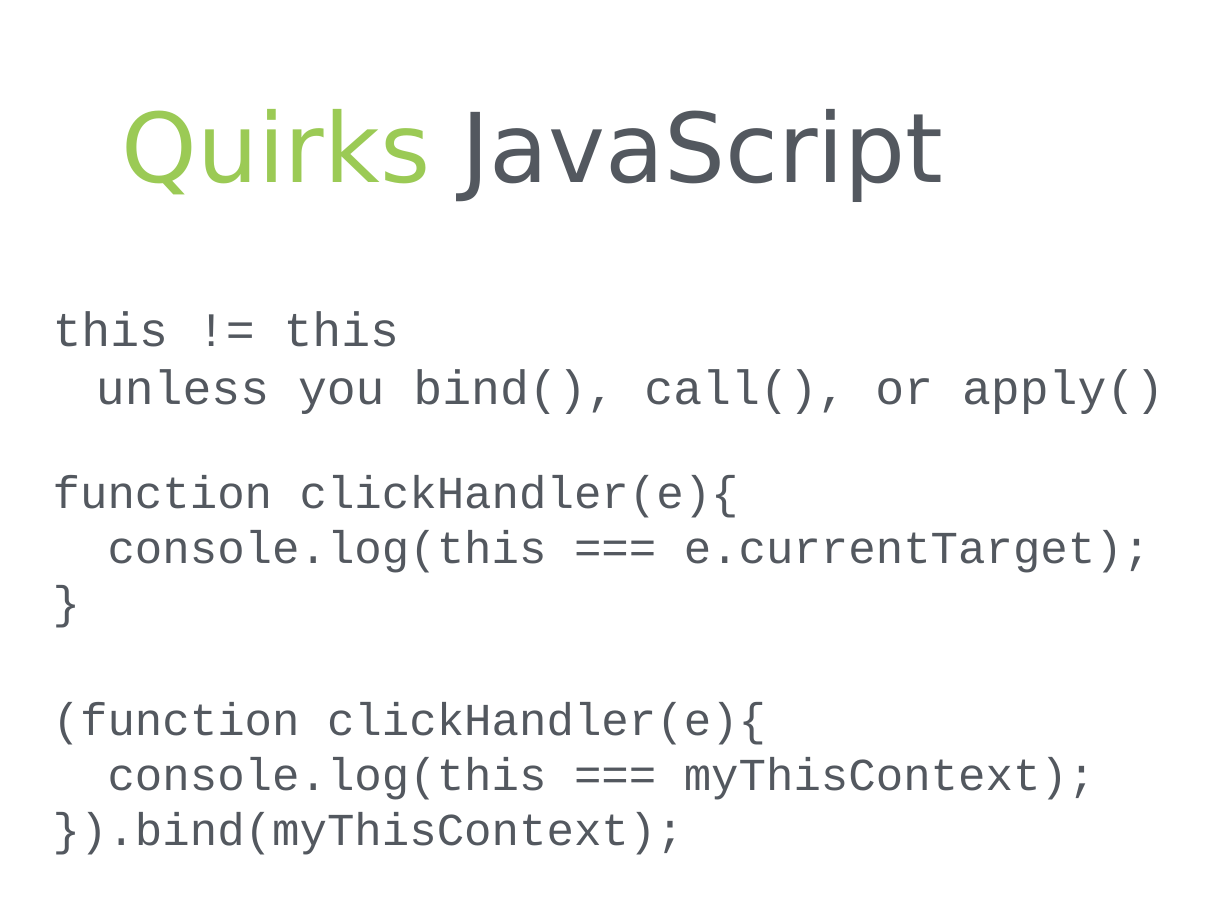
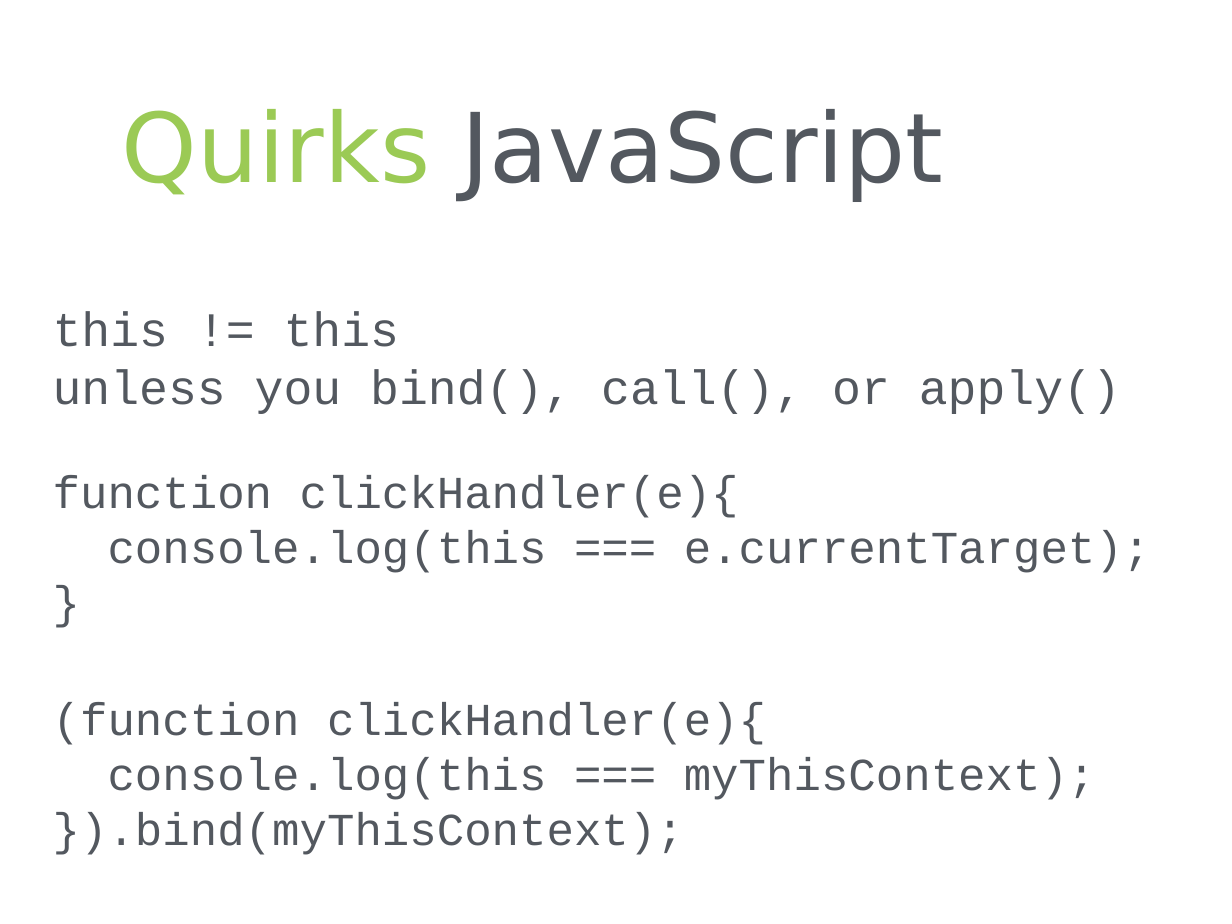
Before and after one commit to leebrandt/Presentations, a slide deck: slide 18 of JavaScriptLevelUp/JavascriptLevelUp.pptx (slide 17 before the commit). Drawn at 1232x924 pixels with LibreOffice and Linux fonts; fonts in the diff are those of the drawing; background and template pictures are left out. Boxes give left, top, right and bottom in pixels: in the first picture for what was removed or moved away, otherwise in the second. Text is boxed around its words. In the diff, an @@ line names an element or a change of style, - is before the commit and + after.

```diff
--- a/JavaScriptLevelUp/JavascriptLevelUp.pptx
+++ b/JavaScriptLevelUp/JavascriptLevelUp.pptx
@@ text at box(53, 369, 1121, 414): list level 3 to 1 in "unless you bind(), call(), or ..." @@
```
Also in this commit, not shown: 12 other slides changed, 4 slides added, 2 slides removed, 8 other files.
